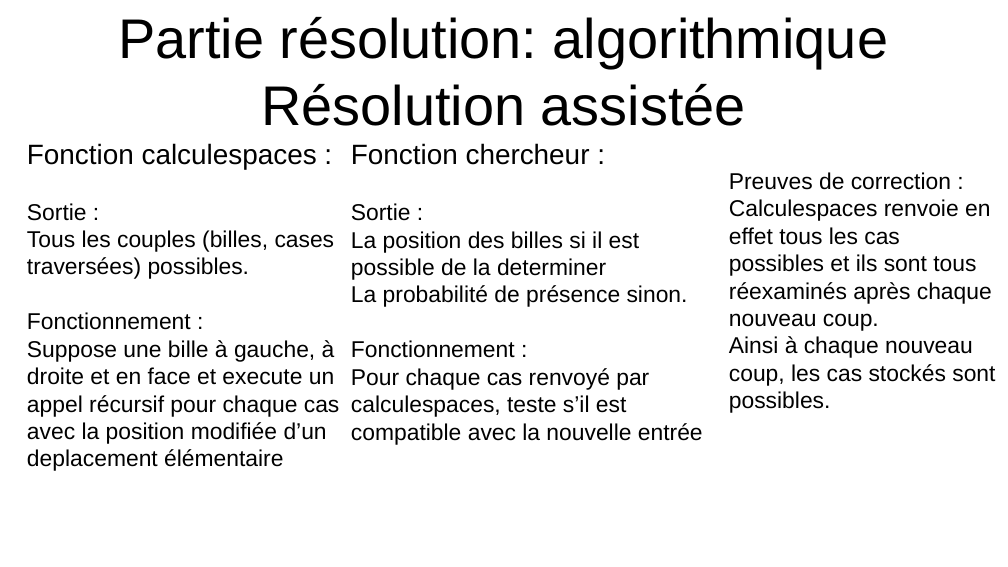
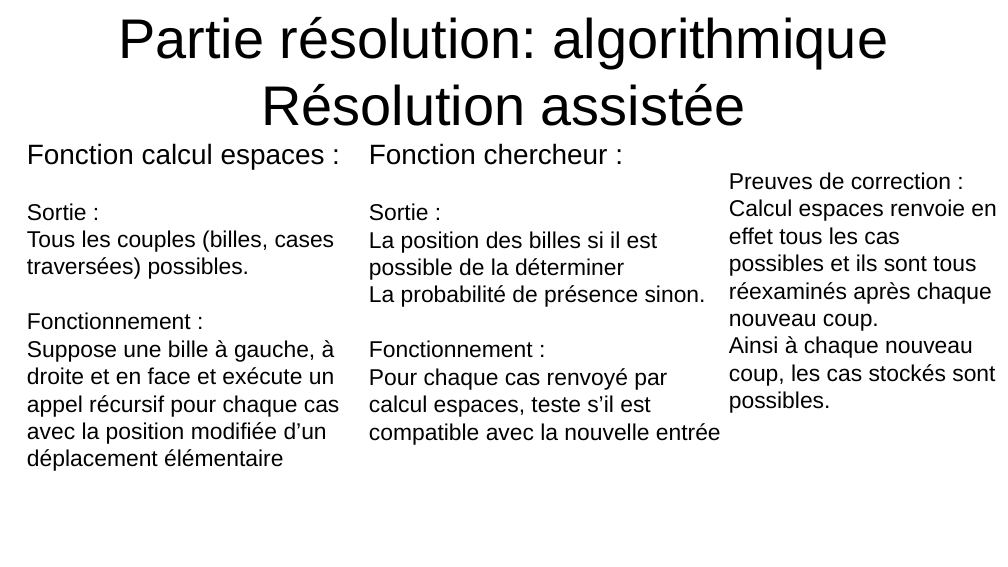
Before and after one commit to Ulysse-HAMM/TIPE, a slide deck: slide 4 of diapo TIPE fin d'année.odp. Drawn at 1008x567 pixels with LibreOffice and Linux fonts; fonts in the diff are those of the drawing. Boxes give left, top, right and bottom in pixels: in the first picture for what was removed or moved away, otherwise in the second. Text is boxed around its words. In the diff, an @@ line names an element or a change of style, - is before the commit and + after.

```diff
--- a/diapo TIPE fin d'année.odp
+++ b/diapo TIPE fin d'année.odp
@@ text at [27, 143, 325, 169]: spaces changed @@
-Fonction calculespaces :
+Fonction calcul espaces :
@@ text "Fonction chercheur :": place and size @@
-text "Fonction chercheur :" at [351, 143, 703, 445]
+text "Fonction chercheur :" at [369, 143, 721, 445]
@@ text at [729, 199, 996, 331]: spaces changed @@
-Calculespaces renvoie en effet tous les cas possibles et ils sont tous réexaminés après chaque nouveau coup.
+Calcul espaces renvoie en effet tous les cas possibles et ils sont tous réexaminés après chaque nouveau coup.
@@ text at [369, 231, 657, 280]: text changed @@
-La position des billes si il est possible de la determiner
+La position des billes si il est possible de la déterminer
@@ text at [27, 340, 340, 471]: text changed @@
-Suppose une bille à gauche, à droite et en face et execute un appel récursif pour chaque cas avec la position modifiée d’un deplacement élémentaire
+Suppose une bille à gauche, à droite et en face et exécute un appel récursif pour chaque cas avec la position modifiée d’un déplacement élémentaire
@@ text at [369, 368, 721, 445]: spaces changed @@
-Pour chaque cas renvoyé par calculespaces, teste s’il est compatible avec la nouvelle entrée
+Pour chaque cas renvoyé par calcul espaces, teste s’il est compatible avec la nouvelle entrée
```
Also in this commit, not shown: 1 other slide changed, 1 slide removed.
